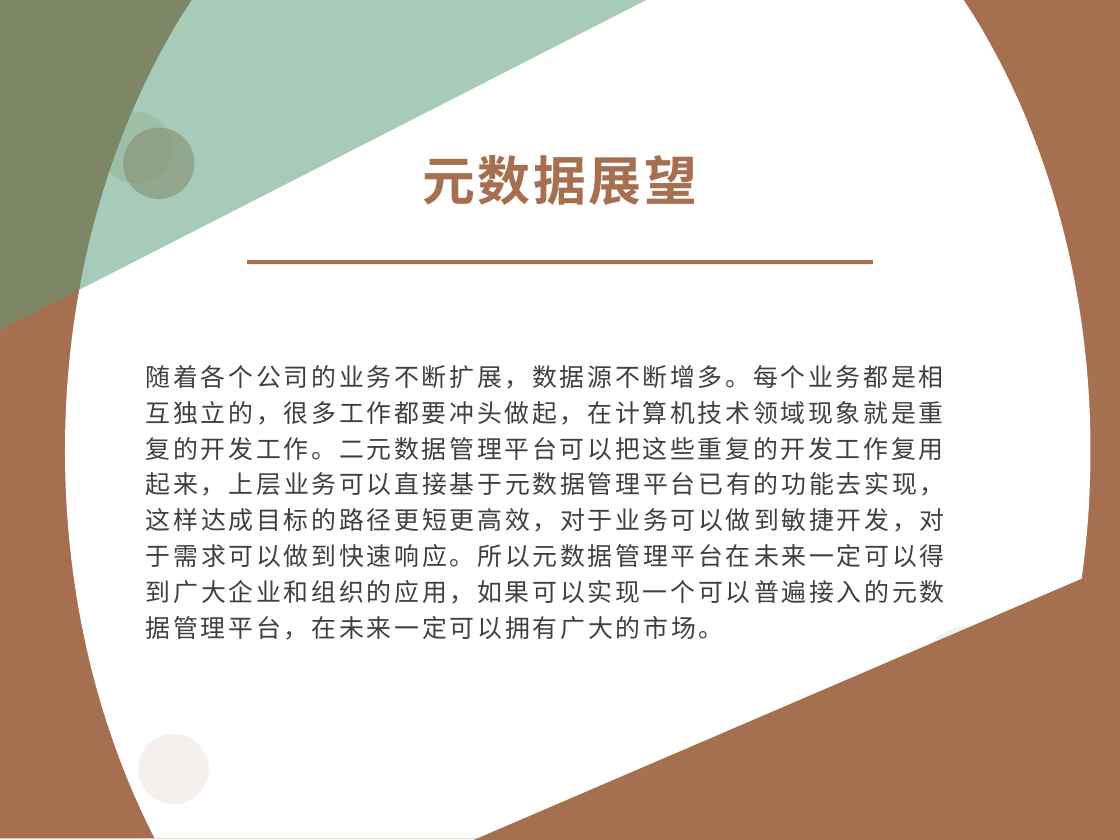
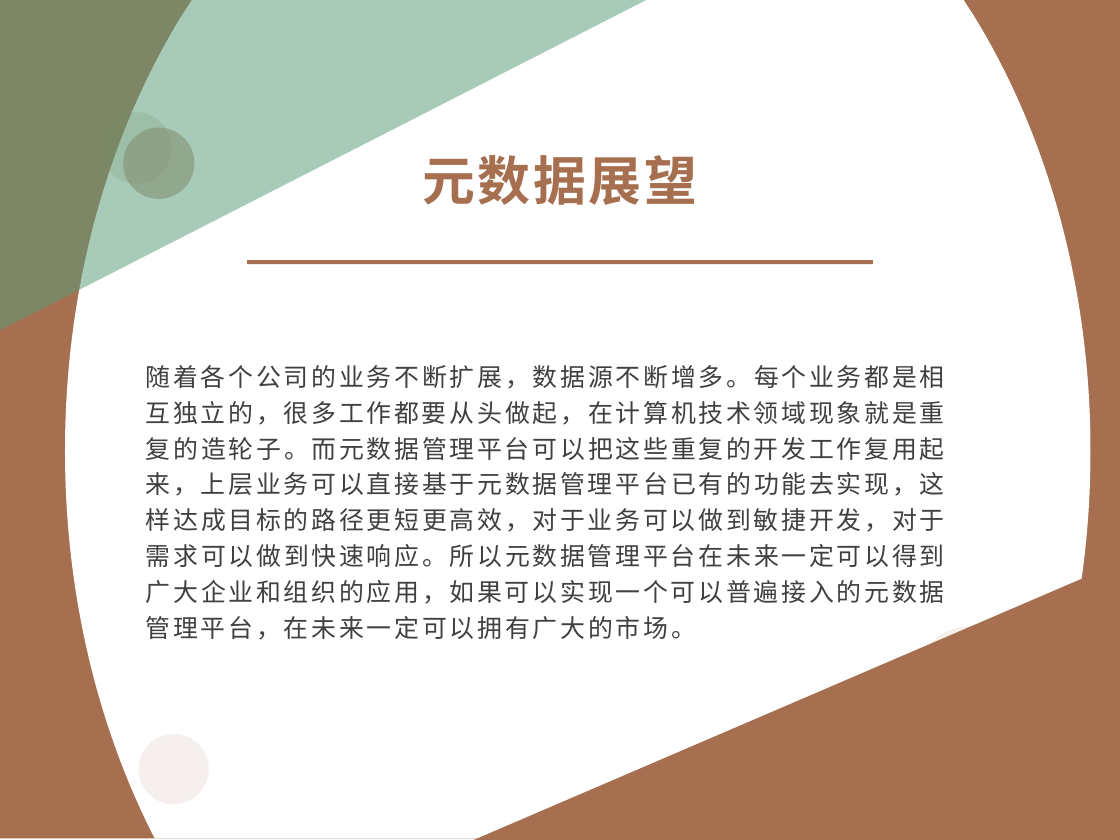
Before and after one commit to GZC201314/bsmService, a slide deck: slide 21 of src/main/resources/文献综述.pptx (slide 20 before the commit). Drawn at 1120x840 pixels with LibreOffice and Linux fonts; fonts in the diff are those of the drawing; grey boxes stand for pictures. Boxes give left, top, right and bottom in pixels: in the first picture for what was removed or moved away, otherwise in the second. Text is boxed around its words. In the diff, an @@ line names an element or a change of style, - is before the commit and + after.

```diff
--- a/src/main/resources/文献综述.pptx
+++ b/src/main/resources/文献综述.pptx
@@ text at [146, 365, 945, 640]: text changed @@
-随着各个公司的业务不断扩展，数据源不断增多。每个业务都是相互独立的，很多工作都要冲头做起，在计算机技术领域现象就是重复的开发工作。二元数据管理平台可以把这些重复的开发工作复用起来，上层业务可以直接基于元数据管理平台已有的功能去实现，这样达成目标的路径更短更高效，对于业务可以做到敏捷开发，对于需求可以做到快速响应。所以元数据管理平台在未来一定可以得到广大企业和组织的应用，如果可以实现一个可以普遍接入的元数据管理平台，在未来一定可以拥有广大的市场。
+随着各个公司的业务不断扩展，数据源不断增多。每个业务都是相互独立的，很多工作都要从头做起，在计算机技术领域现象就是重复的造轮子。而元数据管理平台可以把这些重复的开发工作复用起来，上层业务可以直接基于元数据管理平台已有的功能去实现，这样达成目标的路径更短更高效，对于业务可以做到敏捷开发，对于需求可以做到快速响应。所以元数据管理平台在未来一定可以得到广大企业和组织的应用，如果可以实现一个可以普遍接入的元数据管理平台，在未来一定可以拥有广大的市场。
```
Also in this commit, not shown: 7 other slides changed, 2 slides added, 4 other files.
